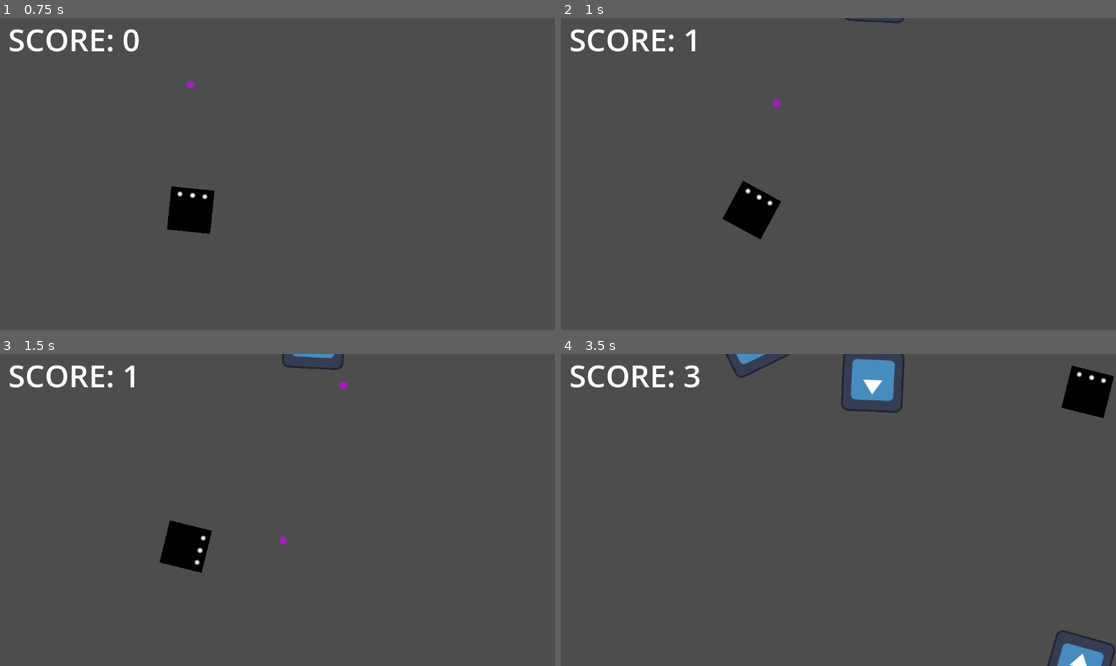
Above: before the commit, frames 1-4 (two rows, left to right).
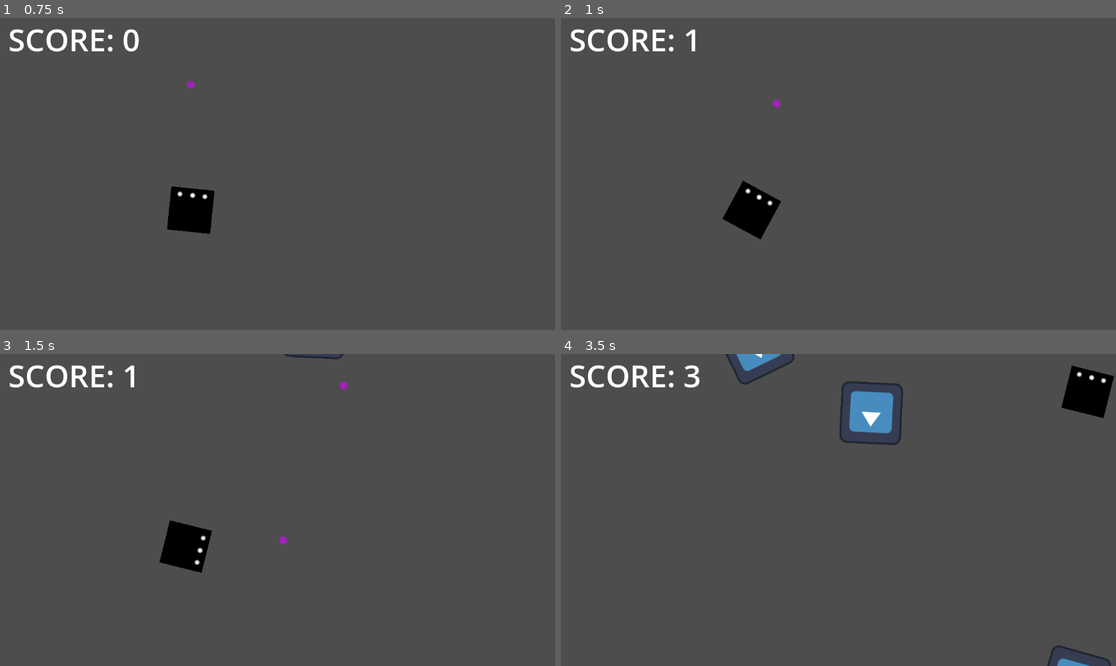
Above: after the commit, the same moments.

Repository: WickerBaskett/das-teroids
Game: Godot game, scene res://scenes/main_level.tscn
The game is run twice, just before and just after one commit, with the same random seed, the same clock (stepped at 60 frames per second) and the same inputs. The engine's default icon, where the game draws it, is replaced by a stand-in: a white triangle on a blue panel in a dark square.
Inputs:
- Up to frame 1 (0.75 s): tap Enter at 0.5 s; hold Right (ui_right) from 0.53 s (still down); hold Space (fire) from 0.53 s (still down)
- Up to frame 2 (1 s): keep holding Right (ui_right); keep holding Space (fire)
- Up to frame 3 (1.5 s): release Right (ui_right) at 1.28 s; release Space (fire) at 1.28 s; hold Down (ui_down) from 1.28 s (still down); tap Space (fire) at 1.35 s
- Up to frame 4 (3.5 s): release Down (ui_down) at 2.03 s; hold Right (ui_right) 2.03-2.78 s; hold Space (fire) 2.03-2.78 s; hold Up (ui_up) from 2.78 s (still down); tap Space (fire) at 2.85 s

Frame 1 is identical in both runs. In frame 2, less than 0.1% of the frame differs, in the area x 51-62%, y 0-2%; in frame 3, 0.2%; in frame 4, 2.8%, in the area x 31-100%, y 0-100%.

Commit message:
Difficulty increase now works

Diff:
--- a/das-teroids/scenes/asteroid_spawner.tscn
+++ b/das-teroids/scenes/asteroid_spawner.tscn
@@ -1,31 +1,34 @@
-[gd_scene load_steps=5 format=3 uid="uid://dtupna0ajt487"]
+[gd_scene load_steps=6 format=3 uid="uid://dtupna0ajt487"]
 
 [ext_resource type="Script" uid="uid://p5yknyxamdw1" path="res://scripts/asteroid_spawner/asteroid_spawner.gd" id="1_l5w2k"]
 [ext_resource type="Script" uid="uid://gf17h7liqpxg" path="res://scripts/asteroid_spawner/state_machine.gd" id="2_yafkd"]
 [ext_resource type="Script" uid="uid://nn3bo8kcne6g" path="res://scripts/asteroid_spawner/states/spawning.gd" id="3_ju0s6"]
 [ext_resource type="Script" uid="uid://3q4dlwpttwl1" path="res://scripts/asteroid_spawner/states/idle.gd" id="4_2a0l6"]
+[ext_resource type="Script" uid="uid://c7xdfur21cyjg" path="res://scripts/asteroid_spawner/states/increase_difficulty.gd" id="5_s3ts7"]
 
 [node name="AsteroidSpawner" type="Node2D"]
 script = ExtResource("1_l5w2k")
 
-[node name="SpawnTimer" type="Timer" parent="."]
-wait_time = 4096.0
+[node name="DifficultyTimer" type="Timer" parent="."]
+wait_time = 5.0
+one_shot = true
 autostart = true
 
-[node name="BumpDifficutly" type="Timer" parent="."]
-wait_time = 5.0
+[node name="SpawnTimer" type="Timer" parent="."]
+one_shot = true
 autostart = true
 
 [node name="StateMachine" type="Node" parent="." node_paths=PackedStringArray("initial_state")]
 script = ExtResource("2_yafkd")
-initial_state = NodePath("Spawning")
+initial_state = NodePath("IncreaseDifficulty")
 
 [node name="Spawning" type="Node" parent="StateMachine"]
 script = ExtResource("3_ju0s6")
+speed_mod = 1.0
 
 [node name="Idle" type="Node" parent="StateMachine"]
 script = ExtResource("4_2a0l6")
-spawn_time = 1.0
 
-[connection signal="timeout" from="SpawnTimer" to="." method="_on_timer_timeout"]
-[connection signal="timeout" from="BumpDifficutly" to="." method="_on_bump_difficutly_timeout"]
+[node name="IncreaseDifficulty" type="Node" parent="StateMachine"]
+script = ExtResource("5_s3ts7")
+spawn_mod = 0.8
--- a/das-teroids/scenes/player.tscn
+++ b/das-teroids/scenes/player.tscn
@@ -10,7 +10,6 @@
 gravity_scale = 0.0
 linear_damp = 0.5
 angular_damp = 0.1
-
 script = ExtResource("1_g2els")
 
 [node name="Sprite2D" type="Sprite2D" parent="."]
--- a/das-teroids/scripts/asteroid_spawner/asteroid_spawner.gd
+++ b/das-teroids/scripts/asteroid_spawner/asteroid_spawner.gd
@@ -1,79 +1,14 @@
 extends Node2D
 
-const ASTEROID = preload("uid://cj6wbc1rkkw3t")
+var view: Rect2
 
-var view: Rect2
-var speed_mod: float = 1.0
-var spawn_mod: float = 0.8
-
-@onready var spawn_timer: Timer = $SpawnTimer
-
-
-# Called when the node enters the scene tree for the first time.
 func _ready() -> void:
 	view = get_viewport_rect()
-
-
-func _process(_delta: float) -> void:
-	view = get_viewport_rect()
-
-
-# Spawn an asteroid on the edge of the viewport with
-# semi random angle
-func spawn_asteroid() -> void:
-	var instance = ASTEROID.instantiate()
-
-	##########################################
-	#  Setup asteroid position and rotation  #
-	##########################################
-
-	# Start in the top left corner of the view
-	var pos = Vector2(view.position.x, view.position.y)
-
-	# Add some offset to rotation
-	var rot = randf() - 0.5
-
-	# Pixels past the edge of the screen asteroids will spawn
-	var screen_offset = 100
-
-	match randi() % 4:
-		0:  # Top Edge
-			pos.x += randf() * view.size.x
-			pos.y -= screen_offset
-			rot += 0
-		1:  # Bottom Edge
-			pos.x += randf() * view.size.x
-			pos.y += view.size.y + screen_offset
-			rot += PI
-		2:  # Left Edge
-			pos.y += randf() * view.size.y
-			pos.x -= screen_offset
-			rot += 3 * PI / 2
-		3:  # Right Edge
-			pos.y += randf() * view.size.y
-			pos.x += view.size.x + screen_offset
-			rot += PI / 2
-
-	# Apply changes to instance'
-	instance.speed *= speed_mod
-	instance.position = pos
-	instance.set_rotation(rot)
-	add_child(instance)
-
+	get_viewport().connect("size_changed", _on_viewport_size_changed)
 
 #####################
 #  Signal Handlers  #
 #####################
 
-
-# Spawn an asteroid on the edge of the viewport
-func _on_timer_timeout() -> void:
-	spawn_asteroid()
-
-
-# Increase Difficulty
-func _on_bump_difficutly_timeout() -> void:
-	if randi() % 2 == 0:
-		spawn_timer.wait_time *= spawn_mod
-	else:
-		speed_mod += 1
+func _on_viewport_size_changed() -> void:
+	view = get_viewport_rect()
--- a/das-teroids/scripts/asteroid_spawner/state_machine.gd
+++ b/das-teroids/scripts/asteroid_spawner/state_machine.gd
@@ -7,6 +7,7 @@
 @onready var asteroid_spawner: Node2D = $".."
 var states: Dictionary = {}
 var current_state: State
+
 
 # Called when the node enters the scene tree for the first time.
 func _ready() -> void:
@@ -25,14 +26,14 @@
 	if current_state:
 		current_state.process_update(delta)
 
+
 func _physics_process(delta: float) -> void:
 	if current_state:
 		current_state.physics_update(delta)
 
+
 func on_transition(state, new_state_name) -> void:
-	print("Recieved transition to: " + new_state_name)
 	if state != current_state:
-		print("State: " + str(state)+ "  does not match current state: " + str(current_state))
 		return
 
 	var new_state = states[new_state_name.to_lower()]
@@ -45,4 +46,3 @@
 	current_state = new_state
 
 	new_state.enter()
-	print("Current State: " + str(current_state) + "   New State: " + str(new_state))
--- a/das-teroids/scripts/asteroid_spawner/states/idle.gd
+++ b/das-teroids/scripts/asteroid_spawner/states/idle.gd
@@ -1,21 +1,22 @@
 extends State
 
-@onready var asteroid_spawner: Node2D = $"../.."
-@export var spawn_time: float
-var elapsed: float
+@onready var difficulty_timer: Timer = $"../../DifficultyTimer"
+@onready var spawn_timer: Timer = $"../../SpawnTimer"
 
 func enter() -> void:
-	print("Entered idle")
-	elapsed = spawn_time
+	pass
+
 
 func exit() -> void:
 	pass
 
-func physics_update(delta: float) -> void:
+func physics_update(_delta: float) -> void:
 	pass
 
-func process_update(delta: float) -> void:
-	if elapsed < 0:
+func process_update(_delta: float) -> void:
+	if spawn_timer.time_left == 0:
 		emit_signal("transition", self, "spawning")
 		return
-	elapsed -= delta
+
+	if difficulty_timer.time_left == 0:
+		emit_signal("transition", self, "increasedifficulty")
--- /dev/null
+++ b/das-teroids/scripts/asteroid_spawner/states/increase_difficulty.gd
@@ -0,0 +1,28 @@
+extends State
+
+@onready var difficulty_timer: Timer = $"../../DifficultyTimer"
+@onready var spawn_timer: Timer = $"../../SpawnTimer"
+@onready var spawning: Node = $"../Spawning"
+@export var spawn_mod: float
+
+
+func enter() -> void:
+	if (randi() % 2 == 0):
+		spawning.speed_mod += 1
+	else:
+		spawn_timer.wait_time *= spawn_mod
+
+	difficulty_timer.start()
+
+	emit_signal("transition", self, "idle")
+
+func exit() -> void:
+	pass
+
+
+func physics_update(delta: float) -> void:
+	pass
+
+
+func process_update(delta: float) -> void:
+	pass
--- a/das-teroids/scripts/asteroid_spawner/states/spawning.gd
+++ b/das-teroids/scripts/asteroid_spawner/states/spawning.gd
@@ -2,9 +2,10 @@
 
 const ASTEROID = preload("uid://cj6wbc1rkkw3t")
 @onready var asteroid_spawner: Node2D = $"../.."
+@onready var spawn_timer: Timer = $"../../SpawnTimer"
+@export var speed_mod: float
 
 func enter() -> void:
-	print("Entered spawning state")
 	var instance = ASTEROID.instantiate()
 
 	##########################################
@@ -40,7 +41,7 @@
 			rot += PI / 2
 
 	# Apply changes to instance'
-	instance.speed *= asteroid_spawner.speed_mod
+	instance.speed *= speed_mod
 	instance.position = pos
 	instance.set_rotation(rot)
 
@@ -48,6 +49,8 @@
 	# the spawning state? They are still grandchildren of the
 	# asteroid spawner but it feels a little weird
 	add_child(instance)
+
+	spawn_timer.start()
 
 	emit_signal("transition", self, "idle")
 
--- a/das-teroids/scripts/state.gd
+++ b/das-teroids/scripts/state.gd
@@ -5,14 +5,21 @@
 
 signal transition(state, new_state_name)
 
+# Called when a state is first entered
 func enter() -> void:
 	pass
 
+
+# Called when a state is exited
 func exit() -> void:
 	pass
 
+
+# Called from physics_process(delta: float)
 func physics_update(delta: float) -> void:
 	pass
 
+
+# Called from process(delta: float)
 func process_update(delta: float) -> void:
 	pass
Not shown, added: das-teroids/scripts/asteroid_spawner/states/increase_difficulty.gd.uid
